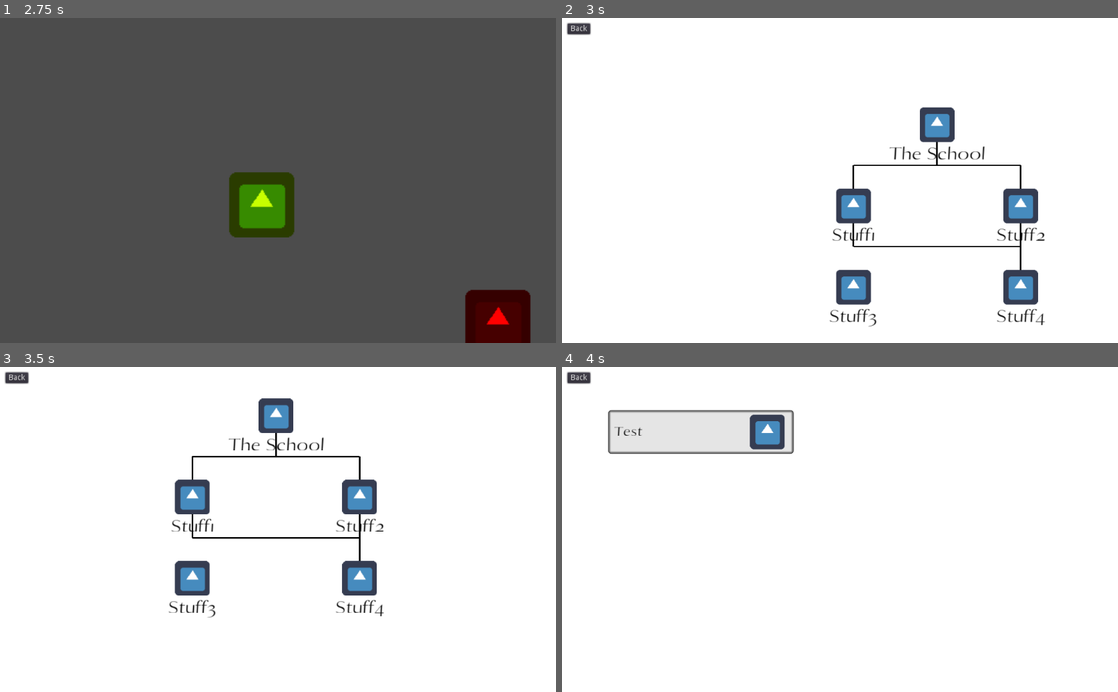
Above: before the commit, frames 1-4 (two rows, left to right).
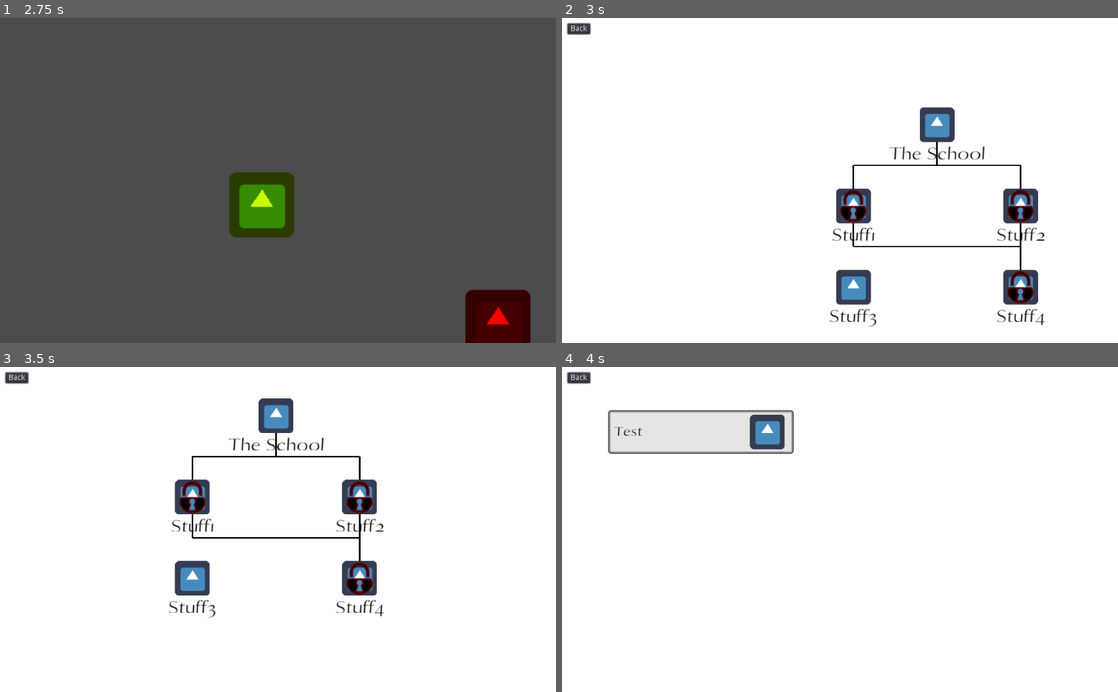
Above: after the commit, the same moments.

Repository: AndreMoukarzel/Grana-Preta
Game: Godot game, scene res://OpeningMenu.tscn
Same seed, same stepped clock (60 frames per second), same inputs: the game is played once before the commit and once after it. The engine's default icon, where the game draws it, is replaced by a stand-in: a white triangle on a blue panel in a dark square.
Inputs (mouse positions are in pixels of both pictures, inside the frame that each line leads up to):
- Up to frame 1 (2.75 s): tap Enter at 0.5 s; move the mouse to (400, 164) at 0.52 s; press the mouse at (400, 164) at 0.53 s; release the mouse at (400, 164) at 1.25 s; tap Space at 1.25 s; drag from (166, 196) to (250, 245) at 1.27 s; move the mouse to (333, 109) at 2.02 s; press the mouse at (333, 109) at 2.03 s
- Up to frame 2 (3 s): release the mouse at (895, 109) at 2.75 s; click (823, 203) at 2.75 s
- Up to frame 3 (3.5 s): no input
- Up to frame 4 (4 s): click "The School" at 3.5 s

Frame 1 is identical in both runs. In frame 2, 0.8% of the frame differs, in the area x 50-85%, y 52-88%; in frame 3, 0.8%, in the area x 32-67%, y 35-71%; in frame 4, nothing differs.

Commit message:
Add working Theme dependencies

Diff:
--- a/Save.gd
+++ b/Save.gd
@@ -50,3 +50,8 @@
 	for element in savedata.failed_questions_time:
 		failed_questions_time.append(int(element))
 	money = int(savedata.money)
+
+
+func clear_save():
+	var dir = Directory.new()
+	dir.remove("user://savegame.save")
--- a/school/Themes/Theme.gd
+++ b/school/Themes/Theme.gd
@@ -28,6 +28,15 @@
 	disabled = true
 
 
+func unlock():
+	$Lock.hide()
+	disabled = false
+
+
+func is_locked():
+	return disabled
+
+
 func _on_Theme_pressed():
 	var School = get_tree().get_root().get_node("School")
 
--- a/school/Themes/ThemeTree.gd
+++ b/school/Themes/ThemeTree.gd
@@ -16,8 +16,10 @@
 func _ready():
 	add_themes()
 	position_themes()
+	lock_themes()
 	set_camera_limits()
 	update()
+
 
 func _draw():
 	draw_lines()
@@ -49,6 +51,24 @@
 		for theme in height:
 			get_node(theme).rect_position.x = size * i
 			i += 1
+
+
+func lock_themes():
+	var db = SCHOOL_DB.new()
+
+	for height in tree_height:
+		for theme in height:
+			var id = db.get_theme_id(theme)
+			var dependencies = db.get_theme_dependencies(id)
+
+			if dependencies.empty():
+				get_node(theme).unlock()
+				continue
+			for depen in dependencies:
+				var depen_id = db.get_theme_id(depen)
+				if not Save.completed_themes.has(depen_id): # Dependency not completed
+					get_node(theme).lock()
+					break
 
 
 func set_camera_limits():
